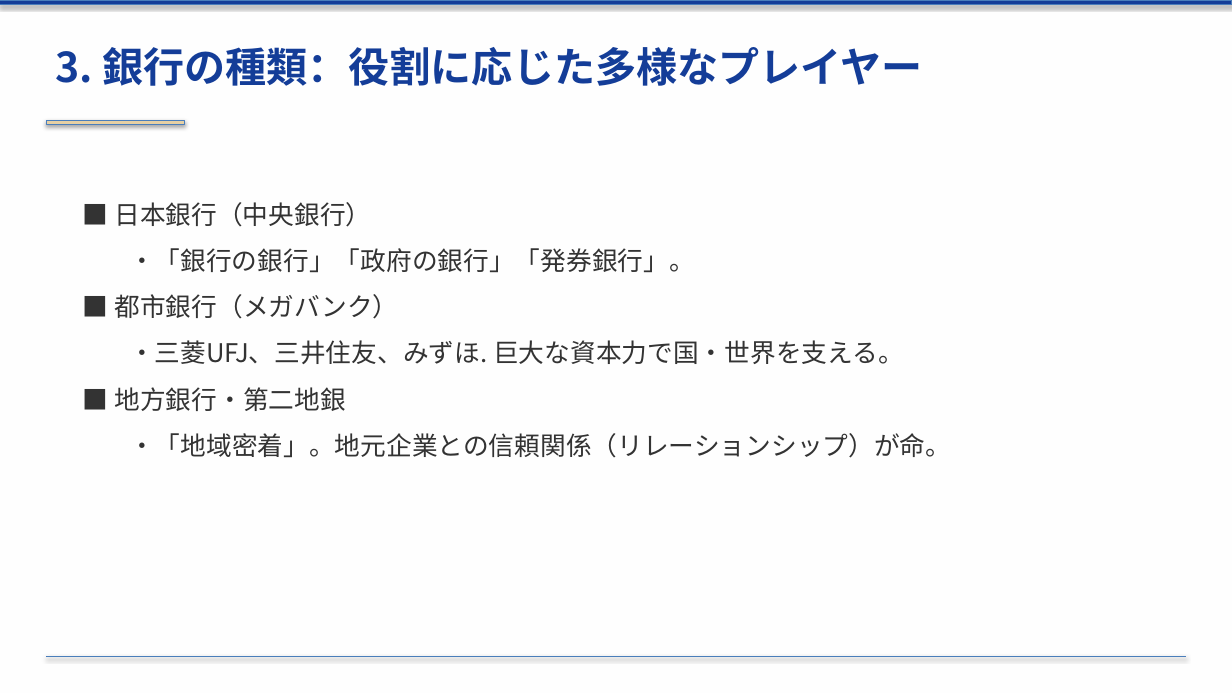
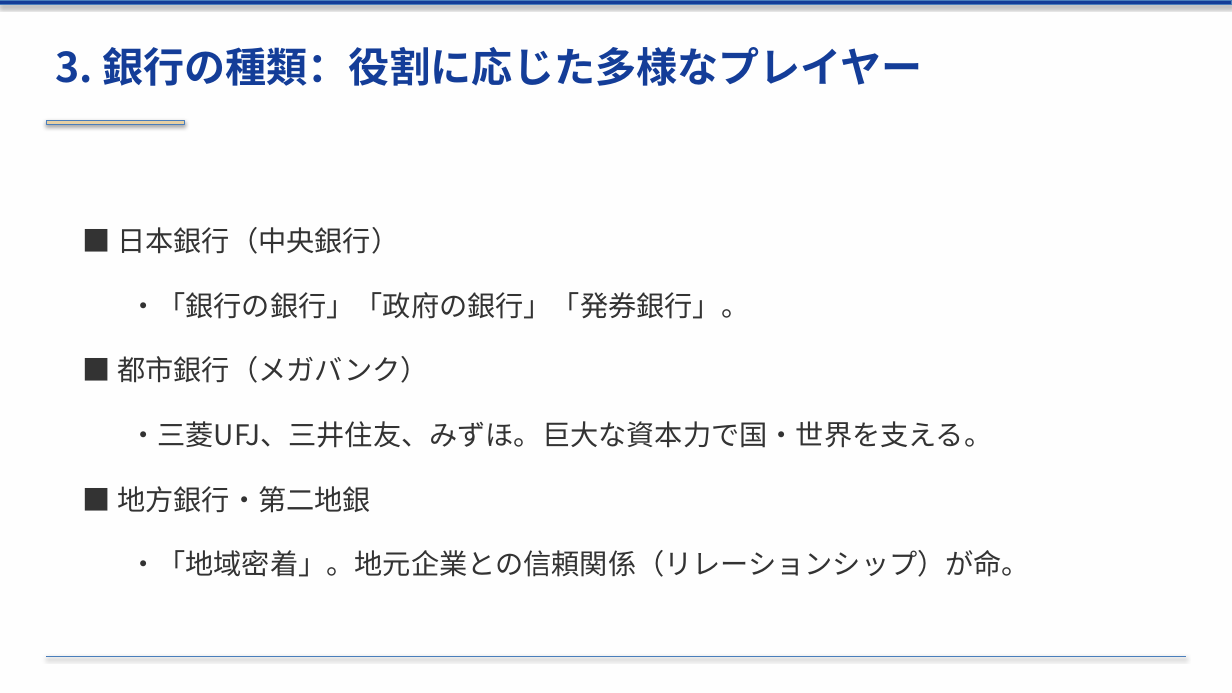
Before and after one commit to xilicrysta/bank-pptx, a slide deck: slide 10 of bank_industry_presentation.pptx. Drawn at 1232x693 pixels with LibreOffice and Linux fonts; fonts in the diff are those of the drawing. Boxes give left, top, right and bottom in pixels: in the first picture for what was removed or moved away, otherwise in the second. Text is boxed around its words. In the diff, an @@ line names an element or a change of style, - is before the commit and + after.

Commit message:
Fix content slide layout: vertical centering, increased font size and spacing

```diff
--- a/bank_industry_presentation.pptx
+++ b/bank_industry_presentation.pptx
@@ text "■ 日本銀行（中央銀行）": place and size @@
-text "■ 日本銀行（中央銀行）" at (114, 202, 951, 458)
+text "■ 日本銀行（中央銀行）" at (117, 227, 1030, 577)
@@ text "■ 日本銀行（中央銀行）" at (117, 227, 1030, 577): vertical alignment top to middle @@
@@ text at (117, 227, 1030, 577): size 20 to 22 pt in "■ 日本銀行（中央銀行）", "・「銀行の銀行」「政府の銀行」「発券銀行」。", "■ 都市銀行（メガバンク）", "■ 地方銀行・第二地銀" and 1 more places; more space between paragraphs @@
@@ text at (129, 421, 992, 448): text changed; size 20 to 22 pt @@
-  ・三菱UFJ、三井住友、みずほ. 巨大な資本力で国・世界を支える。
+  ・三菱UFJ、三井住友、みずほ。巨大な資本力で国・世界を支える。
```
Also in this commit, not shown: 11 other slides changed, 1 other file.
